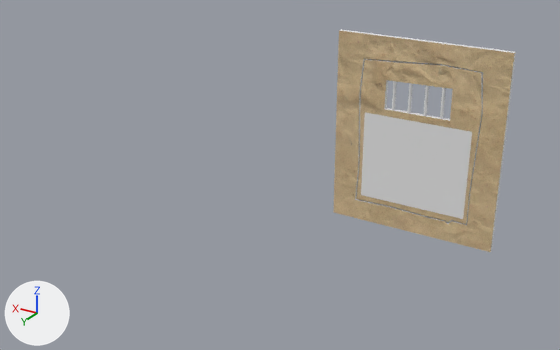
Renders of the FBX model Project/Assets/Graph/3D/Cardboard_Door_01.fbx from each side of a commit.
Before and after are seen from a 50 mm lens placed at (-2.68, 7.24, 2.85), pointed at (0.8, 1.43, -0.06). Every picture has the same lights, and +X, +Y and +Z are marked at lower left. Where no turn or scale is listed for an object, it has been applied to the vertices.

The first picture shows 'Cardboard_DoorFrame_01', 'Cardboard_DoorPanel_01'.
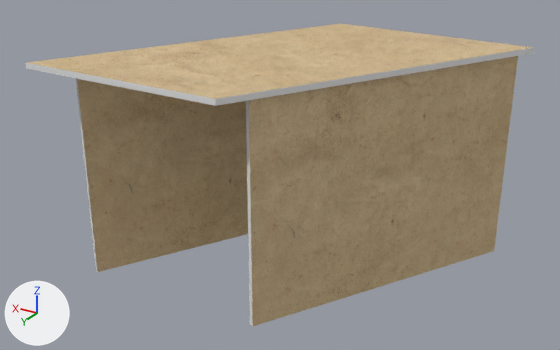
The change, as a diff of the scene's bpy script:
```diff
--- a/Project/Assets/Graph/3D/Cardboard_Door_01.fbx.py
+++ b/Project/Assets/Graph/3D/Cardboard_Door_01.fbx.py
@@ me_cube_011 @@
 # used by ob_cardboard_doorframe_01; location = (0.0, 0.04, 0.0)
-me_cube_011.from_pydata(...)  # 116 vertices, 98 faces; spans x -0.91..0.91, y -0.07..0.03, z -1.05..1.05
+me_cube_011.from_pydata(...)  # 140 vertices, 116 faces; spans x -1.06..2.56, y -0.08..2.72, z -1.05..1.1
+# me_cube_011 part 1
+# 16 vertices are added at x -1.06..2.56, y -0.08..2.72, z -1.03..1.1
+# 8 new vertices lie (0.0, 0.0, 2.06) away from vertices in x -0.94..2.31, y -0.02..2.43, z -1.03
+# 12 new faces join them, mat_m_cardboard_side_01 (white #e7e7e7)
+# 6 new faces join them, mat_m_cardboard_surface_01
 me_cube_011.materials.append(mat_m_cardboard_surface_01)
```

Where the change shows, as pixel boxes [x1, y1, x2, y2] in the pictures (560 x 350 px):
'Cardboard_DoorFrame_01', reshaped (177% wider, 35% taller): before [333, 29, 516, 252]; after [25, 24, 534, 326]
part 1 of me_cube_011, added: after [25, 24, 534, 326]
'Cardboard_DoorPanel_01', unchanged, covered by the edit: before [356, 59, 483, 224]
